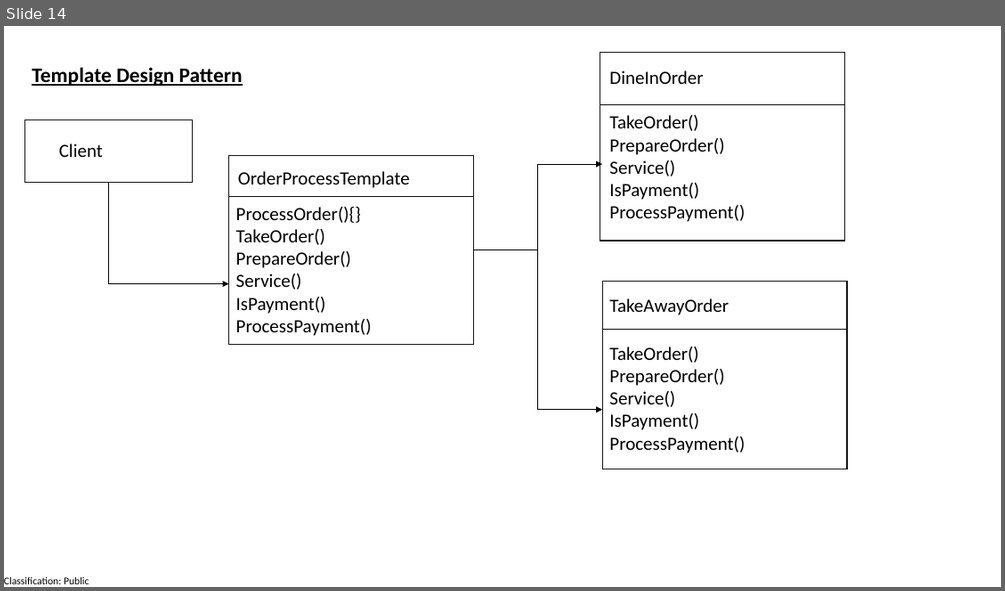
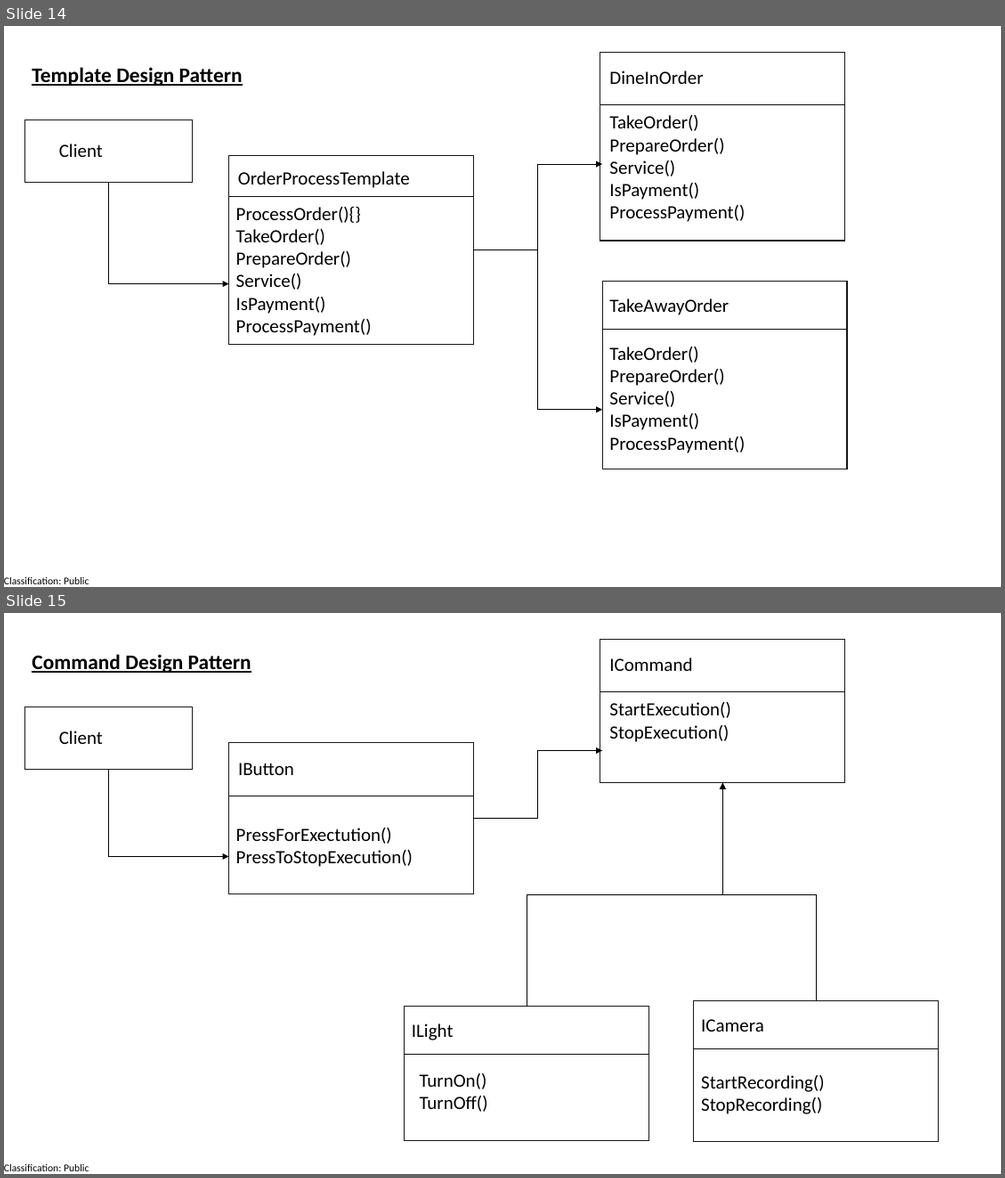
Before and after one commit to manaswiniray/DesignPatterns, a slide deck: UMLDiagrams.pptx. Shown one above the other, each under a label of ours: slide 14 before the commit, slides 14 and 15 after it. The pictures are 1005x591 and 1005x1178 pixels, drawn with LibreOffice and Linux fonts; fonts in the diff are those of the drawing. Boxes give left, top, right and bottom in pixels: in the first picture for what was removed or moved away, otherwise in the second. Text is boxed around its words. In the diff, an @@ line names an element or a change of style, - is before the commit and + after.

Commit message:
Commited for Command Design Pattern

```diff
--- a/UMLDiagrams.pptx
+++ b/UMLDiagrams.pptx
@@ slide 15 added at (x1=4, y1=613, x2=1001, y2=1174), background #FFFFFF; not listed: 1 template element that a slide beside it also shows @@
@@ rectangle added at (x1=600, y1=639, x2=845, y2=783), outline #181717 1 pt @@
@@ text added at (x1=32, y1=654, x2=251, y2=673), 20 pt, text #000000, bold, underline @@
+Command Design Pattern
@@ text added at (x1=609, y1=657, x2=692, y2=671), 18 pt, text #000000 @@
+ICommand
@@ line added from (600, 691) to (845, 691), #0D0D0D 0.5 pt @@
@@ rectangle added at (x1=25, y1=706, x2=193, y2=770), outline #181717 1 pt @@
@@ text added at (x1=609, y1=702, x2=730, y2=742), 18 pt, text #000000 @@
+StartExecution()
+StopExecution()
@@ text added at (x1=59, y1=730, x2=103, y2=744), 18 pt, text #000000 @@
+Client
@@ rectangle added at (x1=229, y1=742, x2=474, y2=894), outline #181717 1 pt @@
@@ elbow arrow added from (109, 770) to (229, 857), #000000 0.5 pt @@
@@ text added at (x1=238, y1=763, x2=294, y2=775), 18 pt, text #000000 @@
+IButton
@@ elbow arrow added from (474, 818) to (602, 751), #000000 0.5 pt @@
@@ line added from (229, 796) to (474, 796), #0D0D0D 0.5 pt @@
@@ elbow arrow added from (526, 1006) to (722, 783), #000000 0.5 pt @@
@@ elbow arrow added from (816, 1000) to (722, 783), #000000 0.5 pt @@
@@ text added at (x1=236, y1=827, x2=413, y2=867), 18 pt, text #000000 @@
+PressForExectution()
+PressToStopExecution()
@@ rectangle added at (x1=404, y1=1006, x2=648, y2=1140), outline #181717 1 pt @@
@@ rectangle added at (x1=695, y1=1000, x2=938, y2=1142), outline #181717 1 pt @@
@@ text added at (x1=412, y1=1023, x2=453, y2=1040), 18 pt, text #000000 @@
+ILight
@@ text added at (x1=701, y1=1019, x2=764, y2=1031), 18 pt, text #000000 @@
+ICamera
@@ line added from (404, 1054) to (648, 1054), #0D0D0D 0.5 pt @@
@@ line added from (695, 1048) to (938, 1048), #0D0D0D 0.5 pt @@
@@ text added at (x1=420, y1=1073, x2=488, y2=1111), 18 pt, text #000000 @@
+TurnOn()
+TurnOff()
@@ text added at (x1=701, y1=1075, x2=824, y2=1114), 18 pt, text #000000 @@
+StartRecording()
+StopRecording()
```
Also in this commit, not shown: 13 other files.
